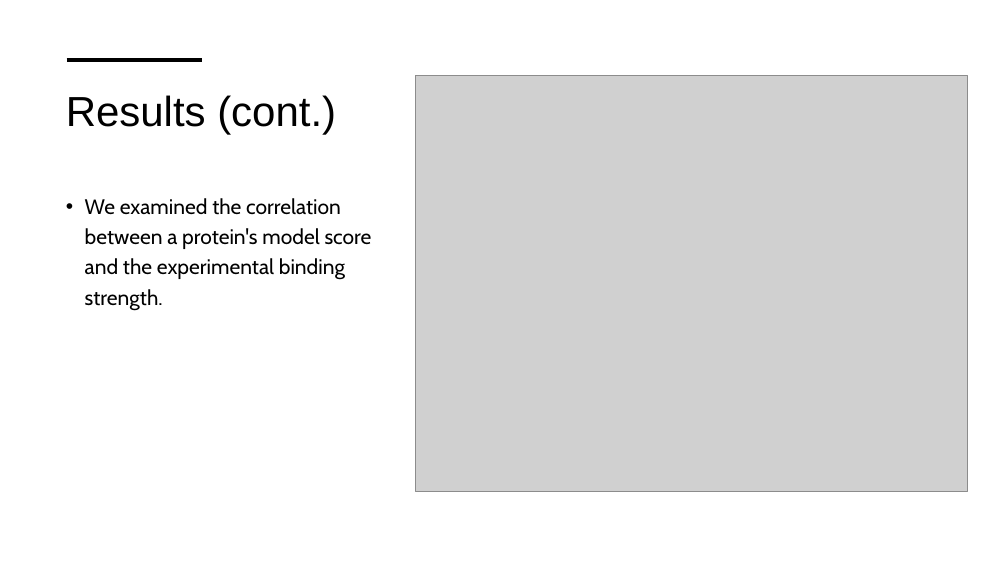
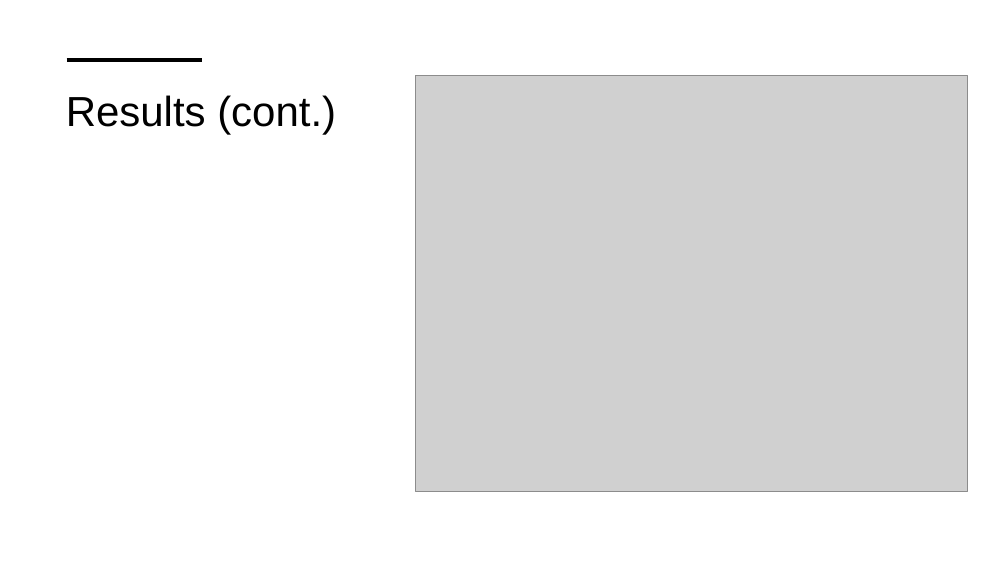
Before and after one commit to shiragelb/Bio-3D-Hackathon-2025, a slide deck: slide 8 of NES-Finder.pptx. Drawn at 1008x567 pixels with LibreOffice and Linux fonts; fonts in the diff are those of the drawing; grey boxes stand for pictures. Boxes give left, top, right and bottom in pixels: in the first picture for what was removed or moved away, otherwise in the second. Text is boxed around its words. In the diff, an @@ line names an element or a change of style, - is before the commit and + after.

Commit message:
Visual updates + added formula for binding streangth measure

```diff
--- a/NES-Finder.pptx
+++ b/NES-Finder.pptx
@@ text removed at box(85, 198, 372, 311) @@
-• We examined the correlation between a protein's model score and the experimental binding strength.
```
Also in this commit, not shown: 5 other slides changed.
